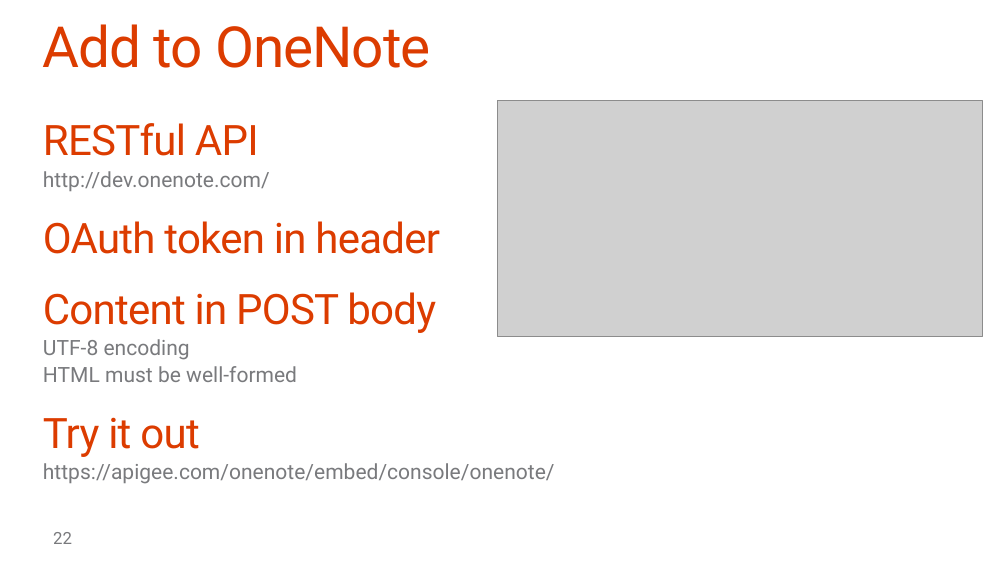
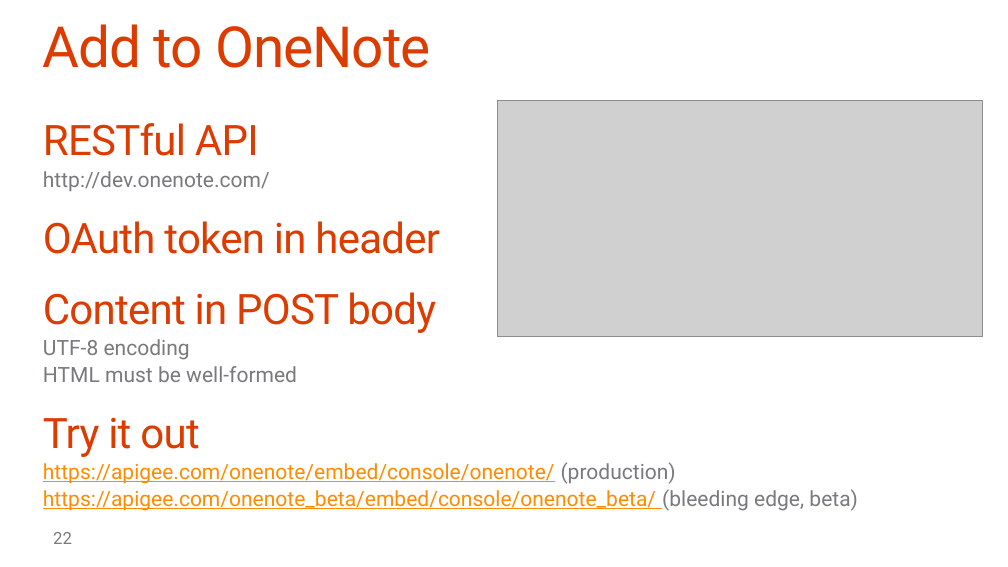
Before and after one commit to OfficeDev/TrainingContent, a slide deck: slide 22 of O3653-7 Deep Dive into the Office 365 APIs for OneNote services/O3653-7 Deep Dive into the Office 365 APIs for OneNote services.pptx. Drawn at 1008x567 pixels with LibreOffice and Linux fonts; fonts in the diff are those of the drawing; grey boxes stand for pictures; background and template pictures are left out. Boxes give left, top, right and bottom in pixels: in the first picture for what was removed or moved away, otherwise in the second. Text is boxed around its words. In the diff, an @@ line names an element or a change of style, - is before the commit and + after.

```diff
--- a/O3653-7 Deep Dive into the Office 365 APIs for OneNote services/O3653-7 Deep Dive into the Office 365 APIs for OneNote services.pptx
+++ b/O3653-7 Deep Dive into the Office 365 APIs for OneNote services/O3653-7 Deep Dive into the Office 365 APIs for OneNote services.pptx
@@ text at (x1=43, y1=462, x2=858, y2=511): text changed; text colour #797A7D to #FF8C00 @@
-  https://apigee.com/onenote/embed/console/onenote/
+  https://apigee.com/onenote/embed/console/onenote/ (production)
+  https://apigee.com/onenote_beta/embed/console/onenote_beta/ (bleeding edge, beta)
```
Also in this commit, not shown: 5 other slides changed.
